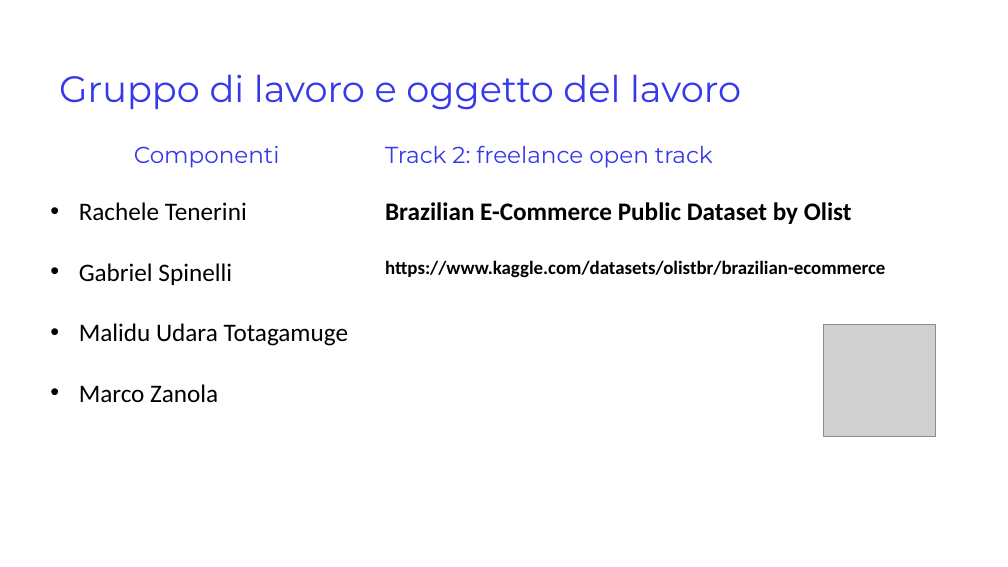
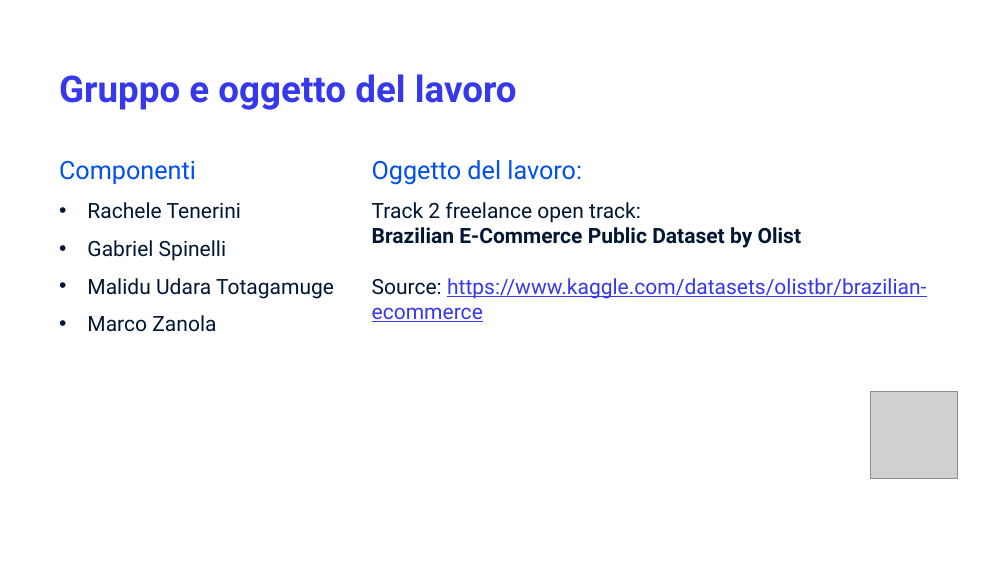
Before and after one commit to marcozanb/final_project, a slide deck: slide 2 of Final_project.pptx. Drawn at 1008x567 pixels with LibreOffice and Linux fonts; fonts in the diff are those of the drawing; grey boxes stand for pictures; background and template pictures are left out. Boxes give left, top, right and bottom in pixels: in the first picture for what was removed or moved away, otherwise in the second. Text is boxed around its words. In the diff, an @@ line names an element or a change of style, - is before the commit and + after.

```diff
--- a/Final_project.pptx
+++ b/Final_project.pptx
@@ title at box(59, 74, 517, 110): text changed; font Montserrat to Roboto; bold on @@
-Gruppo di lavoro e oggetto del lavoro
+Gruppo e oggetto del lavoro
@@ text "Componenti": place and size @@
-text "Componenti" at box(79, 146, 349, 403)
+text "Componenti" at box(59, 161, 334, 332)
@@ text "Componenti" at box(59, 161, 334, 332): size 22 to 24 pt, font Montserrat to Roboto, text colour #3639EB to #014FEF in "Componenti"; size 24 to 20 pt, font Calibri to Roboto, text colour #000000 to #001733 in "Rachele Tenerini", "Gabriel Spinelli", "Malidu Udara Totagamuge", "Marco Zanola"; alignment centre to left; line spacing 1 to 1.5 @@
@@ text "Oggetto del lavoro:": place and size @@
-text "Oggetto del lavoro:" at box(385, 145, 885, 278)
+text "Oggetto del lavoro:" at box(372, 160, 926, 322)
@@ text at box(372, 160, 641, 223): text changed; size 22 to 20 pt; font Montserrat to Roboto; text colour #3639EB to #001733 @@
-Track 2: freelance open track
+Oggetto del lavoro:
+Track 2 freelance open track:
@@ text at box(372, 227, 802, 248): size 24 to 20 pt, font Calibri to Roboto, text colour #000000 to #001733 in "Brazilian E-Commerce Public Dataset by Olist" @@
@@ text at box(372, 278, 926, 322): text changed; size 18 to 20 pt; font Calibri to Roboto; text colour #000000 to #3639EB; bold off @@
-https://www.kaggle.com/datasets/olistbr/brazilian-ecommerce
+Source: https://www.kaggle.com/datasets/olistbr/brazilian-ecommerce
@@ picture: place and size @@
-picture at box(824, 324, 935, 436)
+picture at box(871, 392, 958, 479)
```
Also in this commit, not shown: 2 slides added, 2 slides removed.
